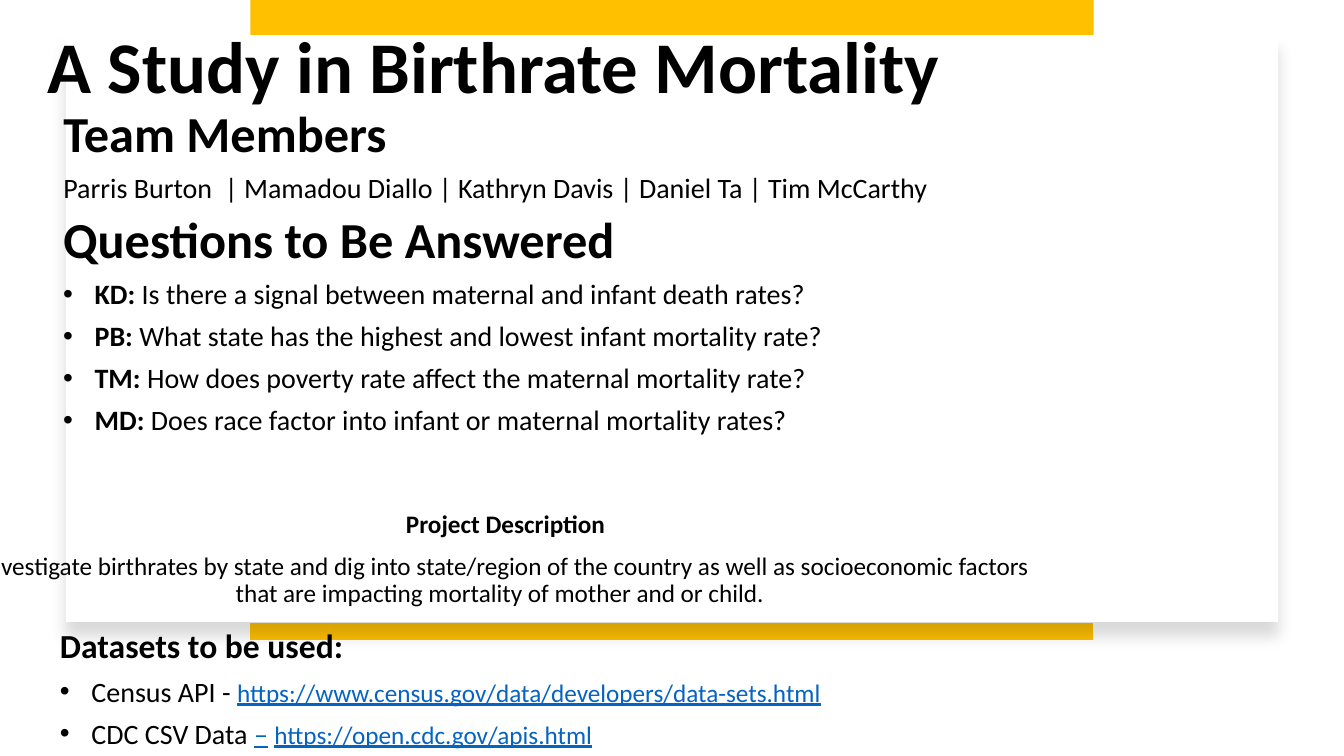
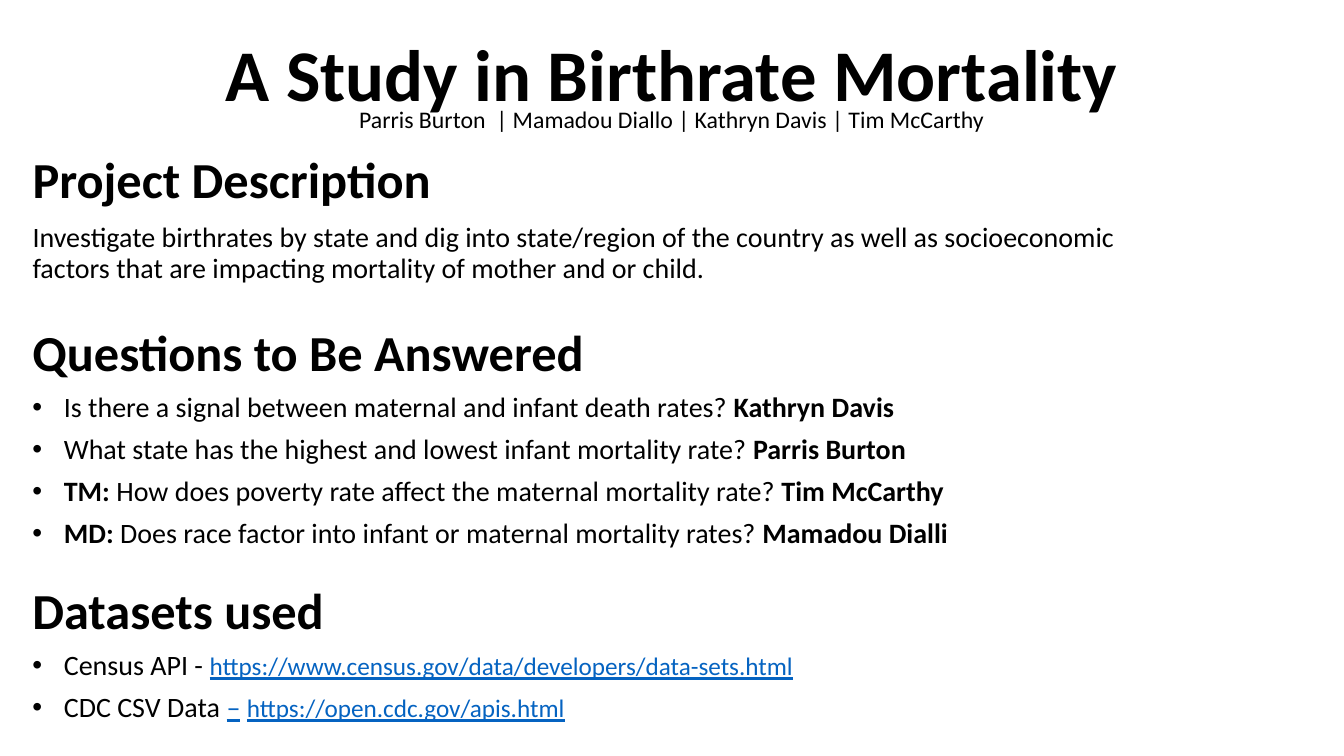
Before and after one commit to parrisburton715/project-one, a slide deck: slide 1 of Project Plan.pptx. Drawn at 1344x756 pixels with LibreOffice and Linux fonts; fonts in the diff are those of the drawing. Boxes give left, top, right and bottom in pixels: in the first picture for what was removed or moved away, otherwise in the second. Text is boxed around its words. In the diff, an @@ line names an element or a change of style, - is before the commit and + after.

```diff
--- a/Project Plan.pptx
+++ b/Project Plan.pptx
@@ text "A Study in Birthrate Mortality": place and size @@
-text "A Study in Birthrate Mortality" at (47, 32, 939, 105)
+text "A Study in Birthrate Mortality" at (226, 50, 1117, 119)
@@ text "A Study in Birthrate Mortality" at (226, 50, 1117, 119): alignment left to centre @@
@@ rectangle removed at (250, 0, 1094, 610) @@
@@ rectangle removed at (66, 35, 1278, 622) @@
@@ text at (359, 108, 984, 132): text changed; size 20 to 17 pt @@
-Team Members
-Parris Burton | Mamadou Diallo | Kathryn Davis | Daniel Ta | Tim McCarthy
+Parris Burton | Mamadou Diallo | Kathryn Davis | Tim McCarthy
@@ text "Project Description": place and size @@
-text "Project Description" at (98, 515, 1029, 607)
+text "Project Description" at (33, 162, 1113, 283)
@@ text "Project Description" at (33, 162, 1113, 283): size 18 to 36 pt in "Project Description"; size 18 to 20 pt in "Investigate birthrates by state and dig into ..."; alignment centre to left @@
@@ text "Questions to Be Answered": place and size @@
-text "Questions to Be Answered" at (63, 222, 821, 435)
+text "Questions to Be Answered" at (32, 335, 948, 548)
@@ text at (64, 397, 948, 548): text changed @@
-• KD: Is there a signal between maternal and infant death rates?
-• PB: What state has the highest and lowest infant mortality rate?
-• TM: How does poverty rate affect the maternal mortality rate?
-• MD: Does race factor into infant or maternal mortality rates?
+• Is there a signal between maternal and infant death rates? Kathryn Davis
+• What state has the highest and lowest infant mortality rate? Parris Burton
+• TM: How does poverty rate affect the maternal mortality rate? Tim McCarthy
+• MD: Does race factor into infant or maternal mortality rates? Mamadou Dialli
@@ text "Datasets used": place and size @@
-text "Datasets used" at (60, 631, 820, 749)
+text "Datasets used" at (32, 593, 793, 722)
@@ text at (32, 593, 323, 630): text changed; size 24 to 36 pt @@
-Datasets to be used:
+Datasets used
@@ line removed from (1093, 631) to (250, 631) @@
```
Also in this commit, not shown: 3 other slides changed, 1 other file.
